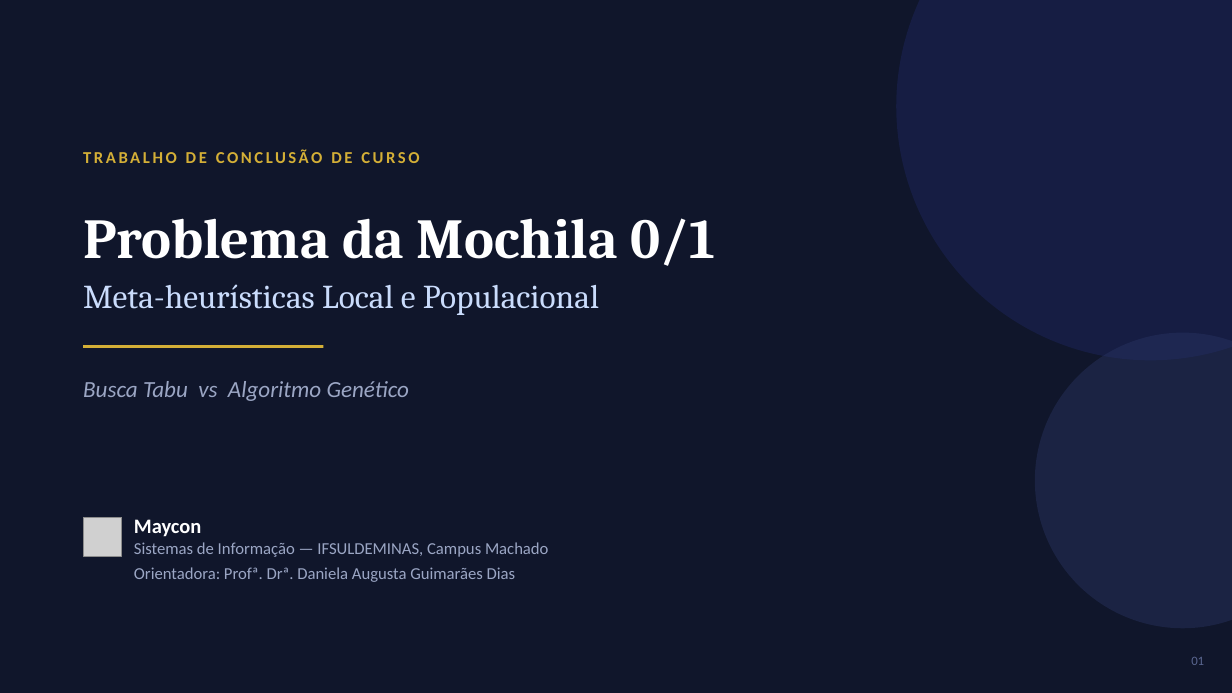
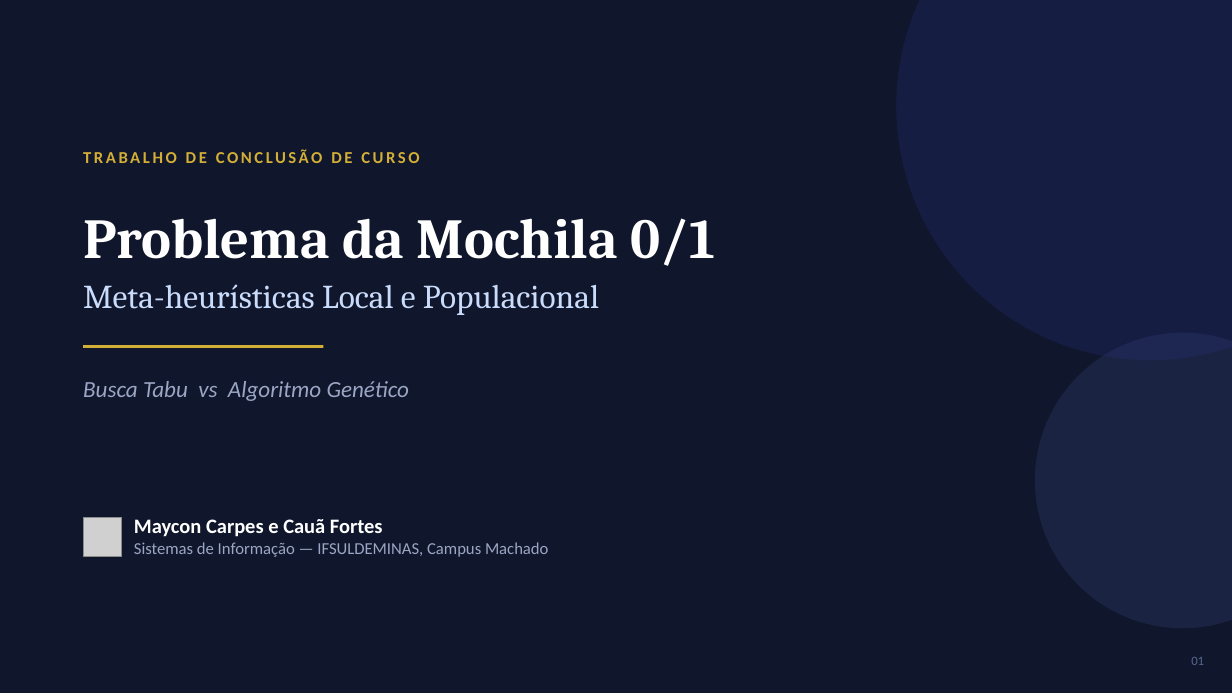
Before and after one commit to MayconCarpes/Mochila01, a slide deck: slide 1 of Mochila01_MetaHeuristicas_TabuVsAG.pptx. Drawn at 1232x693 pixels with LibreOffice and Linux fonts; fonts in the diff are those of the drawing; grey boxes stand for pictures. Boxes give left, top, right and bottom in pixels: in the first picture for what was removed or moved away, otherwise in the second. Text is boxed around its words. In the diff, an @@ line names an element or a change of style, - is before the commit and + after.

```diff
--- a/Mochila01_MetaHeuristicas_TabuVsAG.pptx
+++ b/Mochila01_MetaHeuristicas_TabuVsAG.pptx
@@ text at [134,519,548,557]: text changed @@
-Maycon
-Sistemas de Informação — IFSULDEMINAS, Campus Machado
-Orientadora: Profª. Drª. Daniela Augusta Guimarães Dias
+Maycon Carpes e Cauã Fortes
+Sistemas de Informação — IFSULDEMINAS, Campus Machado
```
Also in this commit, not shown: 2 other slides changed.
